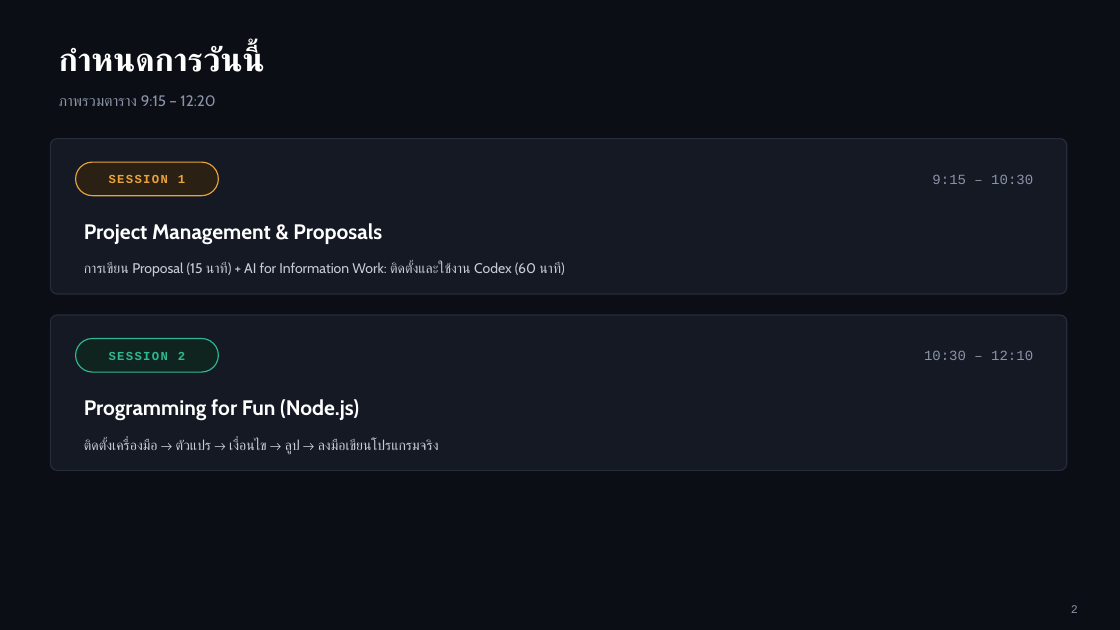
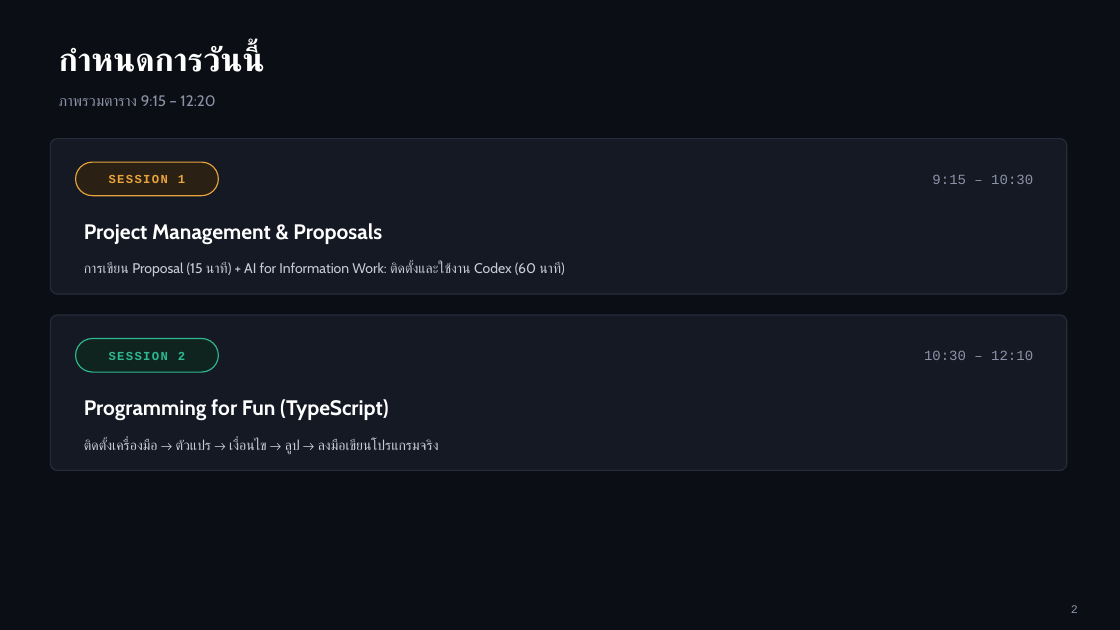
Before and after one commit to tabuangj/WU-TRAING, a slide deck: slide 4 of Workshop_Proposal_AI_Programming.pptx. Drawn at 1120x630 pixels with LibreOffice and Linux fonts; fonts in the diff are those of the drawing. Boxes give left, top, right and bottom in pixels: in the first picture for what was removed or moved away, otherwise in the second. Text is boxed around its words. In the diff, an @@ line names an element or a change of style, - is before the commit and + after.

```diff
--- a/Workshop_Proposal_AI_Programming.pptx
+++ b/Workshop_Proposal_AI_Programming.pptx
@@ text at (84,399,388,421): text changed @@
-Programming for Fun (Node.js)
+Programming for Fun (TypeScript)
```
Also in this commit, not shown: 5 other slides changed, 1 slide added, 1 slide removed.
